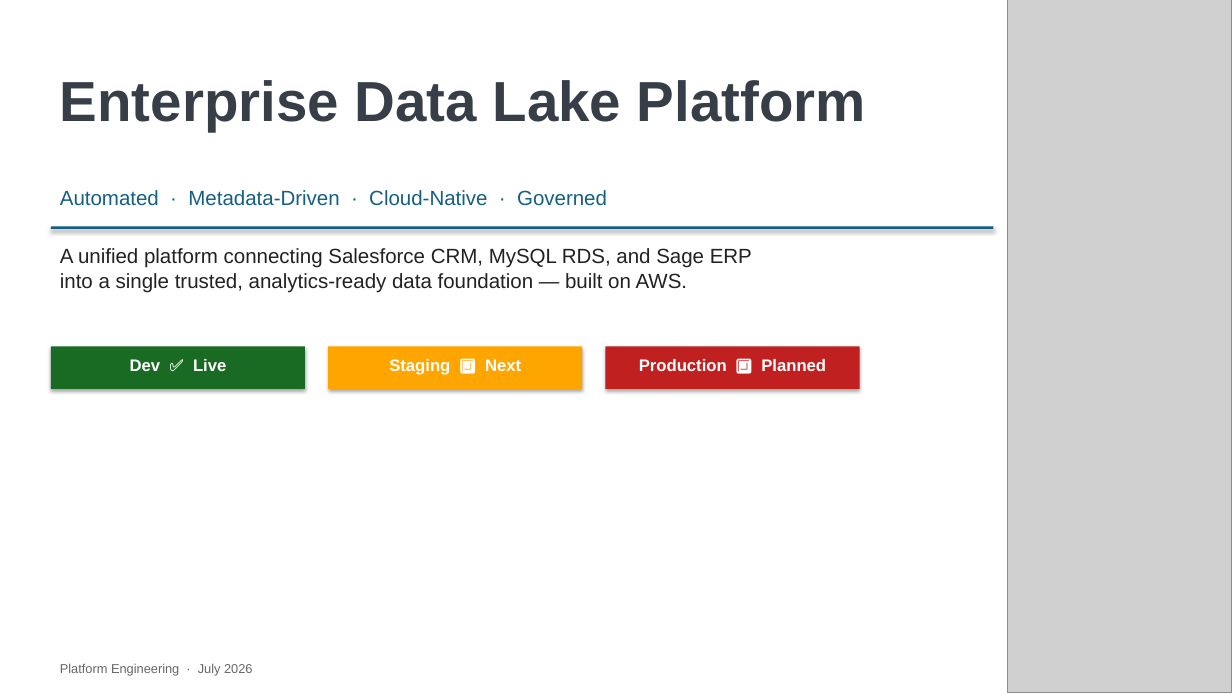
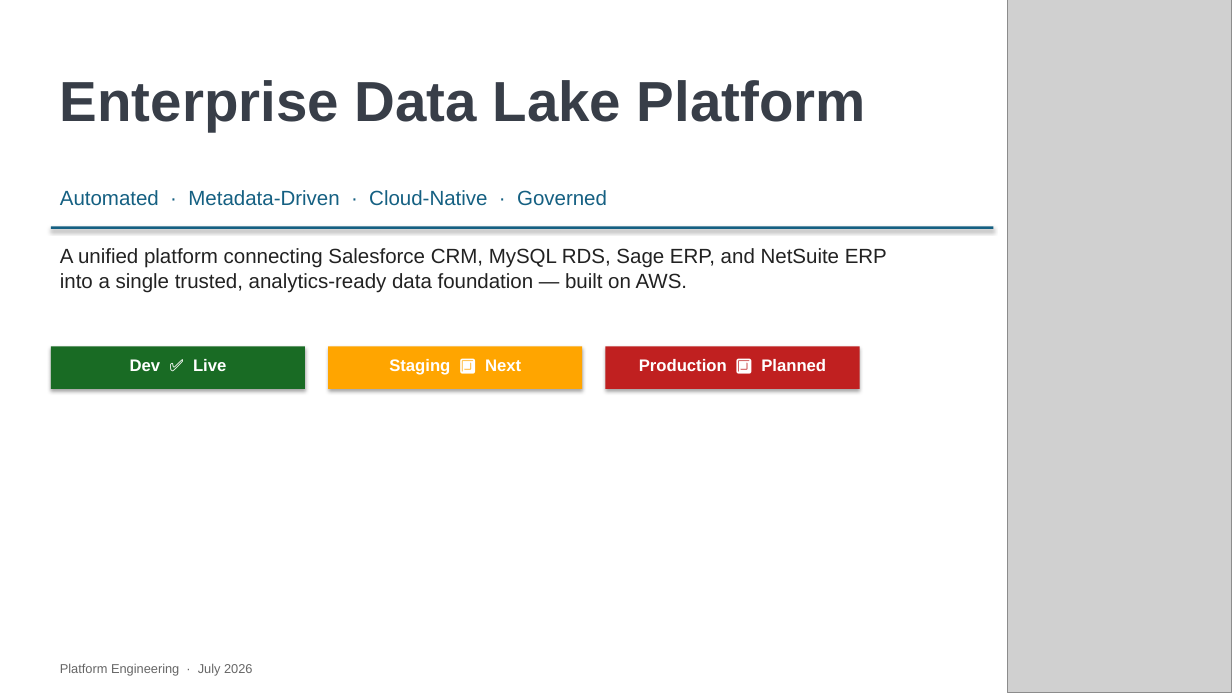
Before and after one commit to deepnarayan-sierradev/DataLake, a slide deck: slide 1 of Enterprise_Data_Lake_Platform_v2.pptx. Drawn at 1232x693 pixels with LibreOffice and Linux fonts; fonts in the diff are those of the drawing; grey boxes stand for pictures. Boxes give left, top, right and bottom in pixels: in the first picture for what was removed or moved away, otherwise in the second. Text is boxed around its words. In the diff, an @@ line names an element or a change of style, - is before the commit and + after.

```diff
--- a/Enterprise_Data_Lake_Platform_v2.pptx
+++ b/Enterprise_Data_Lake_Platform_v2.pptx
@@ text at [60,248,887,292]: text changed @@
-A unified platform connecting Salesforce CRM, MySQL RDS, and Sage ERP
-into a single trusted, analytics-ready data foundation — built on AWS.
+A unified platform connecting Salesforce CRM, MySQL RDS, Sage ERP, and NetSuite ERP
+into a single trusted, analytics-ready data foundation — built on AWS.
```
Also in this commit, not shown: 8 other slides changed, 1 other file.
